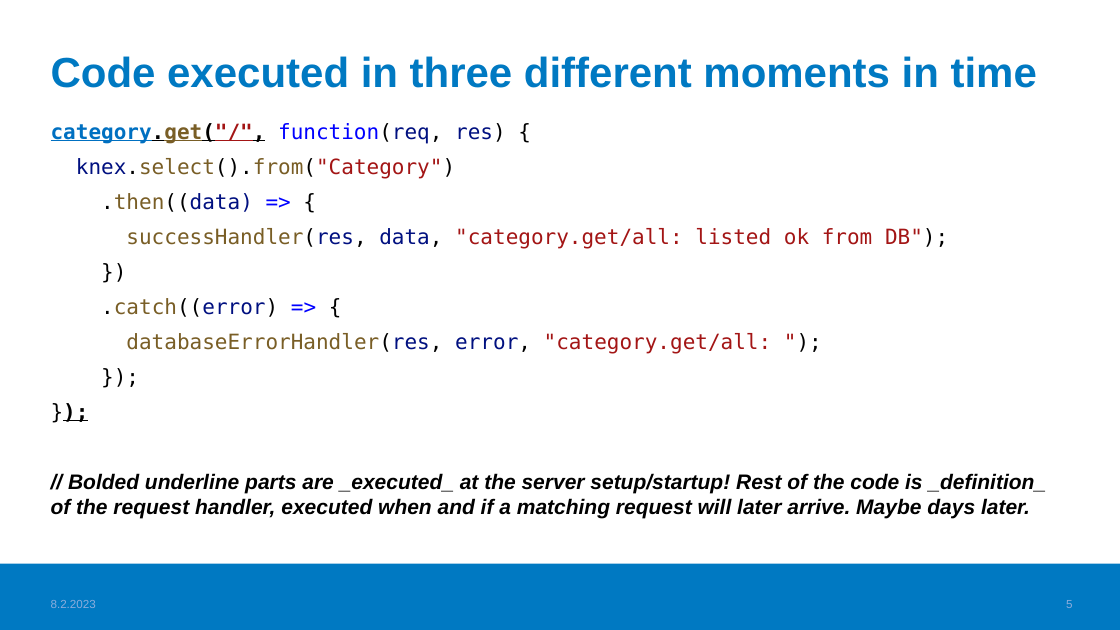
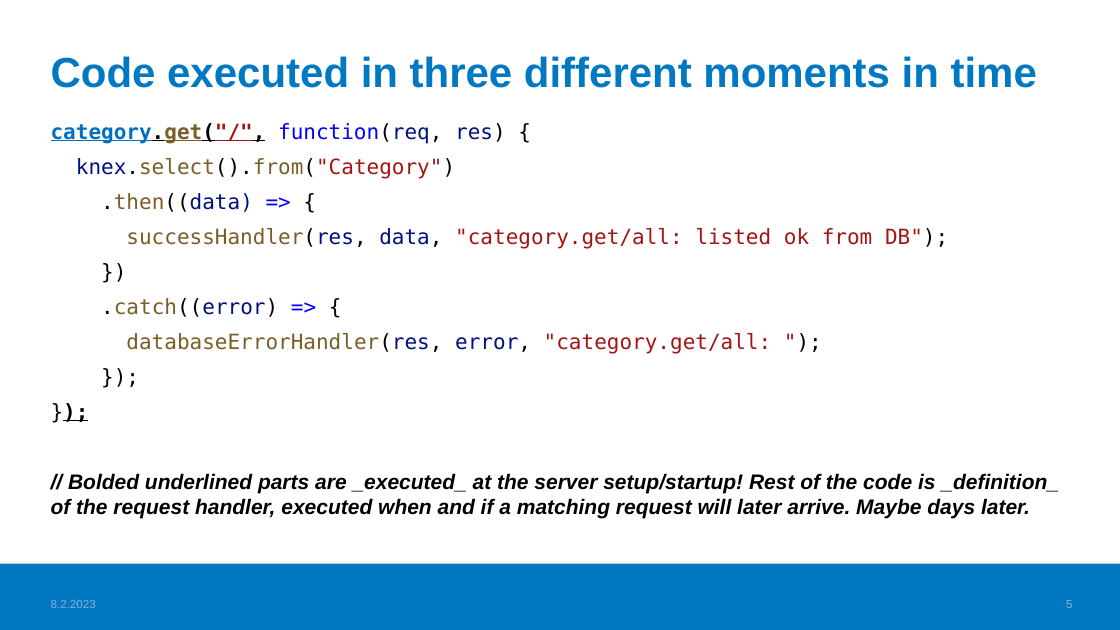
Before and after one commit to haagahelia/ohke-teknologiat, a slide deck: slide 5 of 05_es6_node/NodeJS_demo/03_asynchronous_code_promises/AsynchronousCode_Promises.pptx. Drawn at 1120x630 pixels with LibreOffice and Linux fonts; fonts in the diff are those of the drawing; background and template pictures are left out. Boxes give left, top, right and bottom in pixels: in the first picture for what was removed or moved away, otherwise in the second. Text is boxed around its words. In the diff, an @@ line names an element or a change of style, - is before the commit and + after.

```diff
--- a/05_es6_node/NodeJS_demo/03_asynchronous_code_promises/AsynchronousCode_Promises.pptx
+++ b/05_es6_node/NodeJS_demo/03_asynchronous_code_promises/AsynchronousCode_Promises.pptx
@@ text at [51,473,1059,519]: text changed @@
-// Bolded underline parts are _executed_ at the server setup/startup! Rest of the code is _definition_ of the request handler, executed when and if a matching request will later arrive. Maybe days later.
+// Bolded underlined parts are _executed_ at the server setup/startup! Rest of the code is _definition_ of the request handler, executed when and if a matching request will later arrive. Maybe days later.
```
Also in this commit, not shown: 2 other slides changed, 1 other file.
